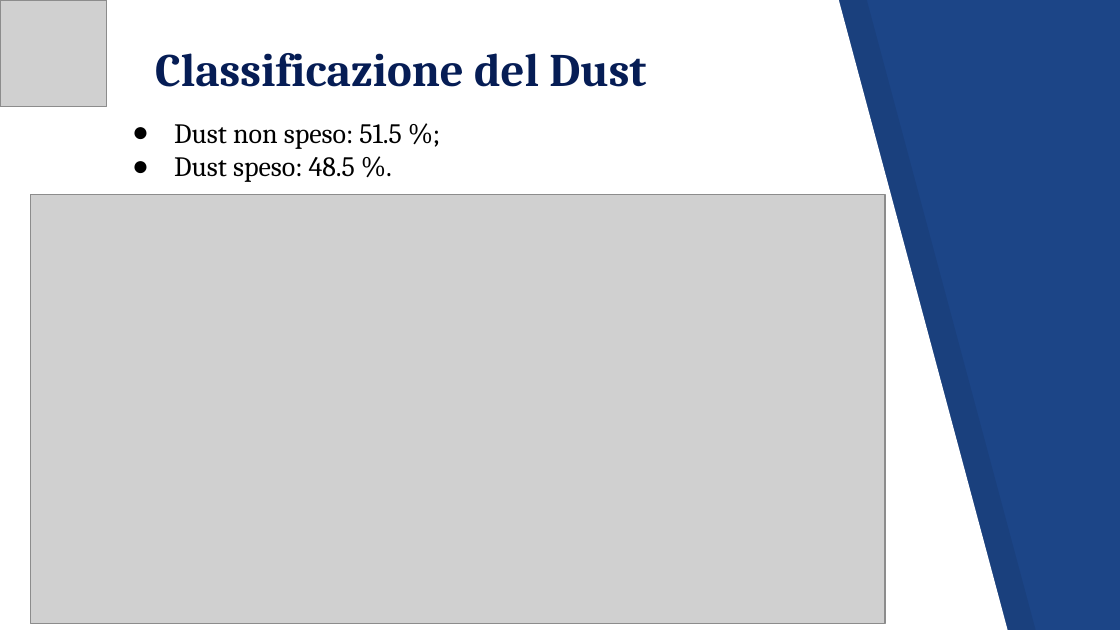
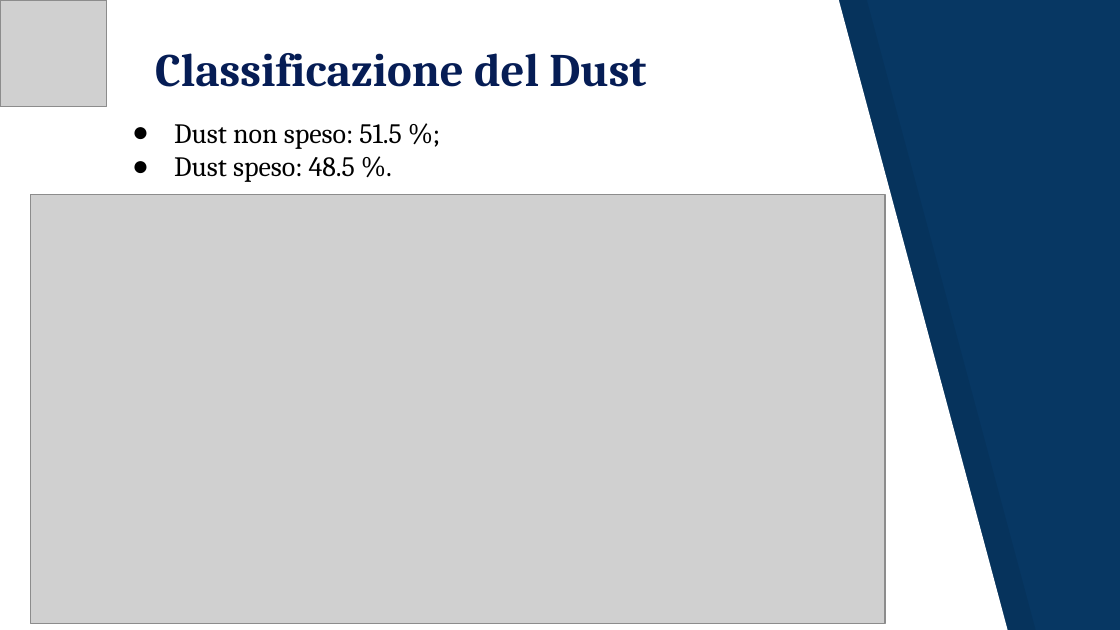
Before and after one commit to JacopoRaffi/Dust_Attack_Analysis, a slide deck: slide 14 of Dust Attack .pptx. Drawn at 1120x630 pixels with LibreOffice and Linux fonts; fonts in the diff are those of the drawing; grey boxes stand for pictures. Boxes give left, top, right and bottom in pixels: in the first picture for what was removed or moved away, otherwise in the second. Text is boxed around its words. In the diff, an @@ line names an element or a change of style, - is before the commit and + after.

```diff
--- a/Dust Attack .pptx
+++ b/Dust Attack .pptx
@@ background #1C4587 to #073763 @@
```
Also in this commit, not shown: 7 other slides changed, 1 other file.
